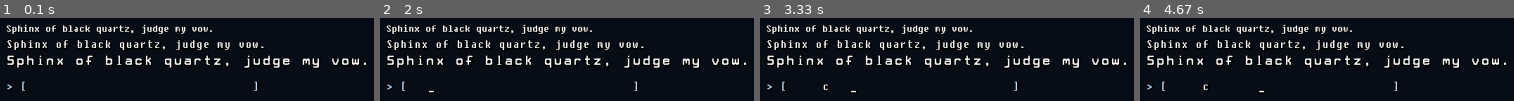
Above: before the commit, frames 1-4 (left to right).
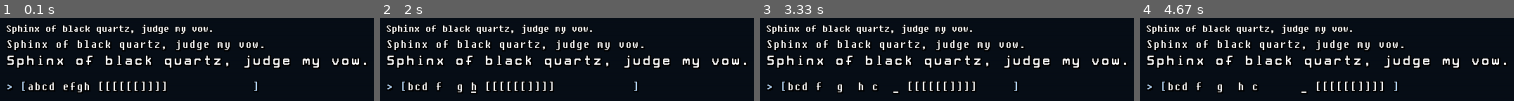
Above: after the commit, the same moments.

Repository: mutater/pygame-magyka
Game: pygame game, started from magyka.py
Two runs of this game, one before a commit and one after it. Both use one fixed random seed, a clock stepped at 60 frames per second and the inputs below.
Inputs (mouse positions are in pixels of both pictures, inside the frame that each line leads up to):
- Up to frame 1 (0.1 s): no input
- Up to frame 2 (2 s): hold Delete 0.33-0.8 s; hold Right 0.33-0.8 s; hold Backspace 0.88-1.35 s; hold Right 0.88-1.35 s; tap Space at 0.95, 1.25, 1.83 s; tap Down at 1.43 s; hold Right from 1.77 s (still down)
- Up to frame 3 (3.33 s): tap Space at 2.13, 2.38, 2.68, 2.88, 3.18 s; release Right at 2.23 s; hold Right 2.32-2.78 s; tap C at 2.47 s; hold Left from 2.82 s (still down)
- Up to frame 4 (4.67 s): release Left at 3.35 s; hold Left 3.38-3.78 s; tap Space at 3.45, 3.75, 4.22, 4.52 s; click (outside the picture) at 3.87 s; hold Right from 4.15 s (still down)

The runs differ from the first frame. In frame 1, 1.5% of the frame differs, in the area x 7-45%, y 75-91%; in frame 2, 1.4%; in frame 3, 1.6%, in the area x 7-58%, y 75-91%; in frame 4, 1.5%.

Commit message:
added ctrl to textbox, misc changes

Diff:
--- a/library/common.py
+++ b/library/common.py
@@ -70,3 +70,9 @@
         return [value]
     else:
         return value
+
+def to_int(value: tuple[float, float]) -> tuple[int, int]:
+    return (math.floor(value[0]), math.floor(value[1]))
+
+def str_remove_at(string: str, i: int) -> str:
+    return string[:i] + string[i + 1:]
--- a/library/screens/test.py
+++ b/library/screens/test.py
@@ -13,7 +13,7 @@
             draw.Text(fontm, "Sphinx of black quartz, judge my vow.", (umx, umy * 2)),
             draw.Text(fontl, "Sphinx of black quartz, judge my vow.", (umx, umy * 3))
         ])
-        self.textbox = interact.Textbox((umx, umy * 5), fontm, 32)
+        self.textbox = interact.Textbox((umx, umy * 5), fontm, 32, "abcd efgh [[[[[[]]]]")
         self.form.add_item(self.textbox)
 
     def update(self, dt: float, events: list[Event]):
--- a/library/ui/interact/button.py
+++ b/library/ui/interact/button.py
@@ -5,7 +5,7 @@
 
 class Button(DrawInteract):
     def __init__(self, dest: Coordinate, draws: DrawOrList, callbacks: EventCallbackOrList, mods: IntOrList = []):
-        super().__init__()
+        super().__init__(dest)
 
         self.add_draw(draws, dest)
 
--- a/library/ui/interact/drawInteract.py
+++ b/library/ui/interact/drawInteract.py
@@ -4,8 +4,10 @@
 from . import Interact
 
 class DrawInteract(Interact):
-    def __init__(self):
+    def __init__(self, dest: Coordinate = (0, 0)):
         super().__init__()
+        self.rect.topleft = to_int(dest)
+
         self.color = pygame.Color("white")
         self.color_disabled = pygame.Color("darkgray")
         self.color_normal = pygame.Color("white")
--- a/library/ui/interact/interact.py
+++ b/library/ui/interact/interact.py
@@ -64,7 +64,7 @@
 
 class Interact:
     def __init__(self):
-        self.rect = pygame.Rect(0, 0, 0, 0)
+        self.rect = pygame.Rect(0.0, 0.0, 0.0, 0.0)
 
         self.next: Interact | None = None
         self.prev: Interact | None = None
--- a/library/ui/interact/textbox.py
+++ b/library/ui/interact/textbox.py
@@ -7,16 +7,17 @@
 
 class Textbox(DrawInteract):
     def __init__(self, dest: Coordinate, font: Font, max_chars: int, value: str = "", charset: str = "all"):
-        super().__init__()
+        super().__init__(dest)
 
         self.font = font
         self.max_chars = max_chars
         self.value = value
+        self._index: int = 0
+        self.index = 0
 
         self.back_text = Text(font, f"> [{'':<{self.max_chars}}]")
+        self.value_text = Text(font, self.value, (font.width * 3, 0))
         self.cursor_text = Text(font, "_", (font.width * 3, 0))
-        self.value_text = Text(font, self.value, (font.width * 3, 0))
-
         self.cursor_timer = Timer(0.5)
 
         self.charset = fonts.charset.get(charset, None)
@@ -25,8 +26,35 @@
             raise ValueError("Invalid charset.")
 
         self.add_draw(self.back_text, dest)
+        self.add_draw(self.value_text, dest)
         self.add_draw(self.cursor_text, dest)
-        self.add_draw(self.value_text, dest)
+
+        self.rect = self.get_draws_rect()
+
+    @property
+    def index(self):
+        return self._index
+
+    @index.setter
+    def index(self, value: int):
+        if value < 0:
+            self._index = 0
+        elif value > self.length:
+            self._index = self.length
+        else:
+            self._index = value
+
+    @property
+    def length(self):
+        return len(self.value)
+
+    def char_at(self, index: int | None = None):
+        if index == None:
+            index = self.index
+
+        if index < 0 or index >= self.length:
+            return ""
+        return self.value[index]
 
     def _on_selected(self):
         super()._on_selected()
@@ -40,20 +68,85 @@
         if event.type != pygame.KEYDOWN:
             return
 
-        if event.key == pygame.K_BACKSPACE and len(self.value) > 0:
+        def find_next_index(index: int, direction: int) -> int:
+            ignore = None
+
+            if index + direction >= self.length or index + direction < 0:
+                pass
+            elif self.value[index + direction] in fonts.charset["symbolic"]:
+                ignore = fonts.charset["symbolic"]
+            elif self.value[index + direction] == " ":
+                ignore = " "
+
+            while 0 <= index <= self.length:
+                index += direction
+
+                if ignore == None:
+                    if self.char_at(index) in fonts.charset["symbolic"] + " ":
+                        ignore = " "
+                elif self.char_at(index) not in ignore:
+                    break
+
+            return index
+
+        if event.key in [pygame.K_BACKSPACE, pygame.K_DELETE]:
+            if event.key == pygame.K_BACKSPACE:
+                index = self.index - 1
+
+                if index < 0:
+                    return
+
+                direction = -1
+            else:
+                index = self.index
+
+                if index >= self.length:
+                    return
+
+                direction = 1
+
+            self.value = str_remove_at(self.value, index)
+            if direction == -1:
+                index -= 1
+
             if event.mod & pygame.KMOD_CTRL:
-                self.value = self.value.rstrip()
-                self.value = " ".join(self.value.split(" ")[:-1])
-                if self.value != "":
-                    self.value += " "
+                target_index = find_next_index(index, direction)
+
+                while index != target_index:
+                    self.value = str_remove_at(self.value, index)
+
+                    if direction == -1:
+                        index -= 1
+                    else:
+                        target_index -= direction
+
+            if direction == -1:
+                self.index = index + 1
             else:
-                self.value = self.value[:-1]
-        if event.unicode in self.charset:
-            self.value += event.unicode
+                self.index = index
+
+        elif event.key in [pygame.K_LEFT, pygame.K_RIGHT]:
+            direction = -1 if event.key == pygame.K_LEFT else 1
+
+            if direction == -1 and self.index <= 0:
+                return
+            elif direction == 1 and self.index >= self.length:
+                return
+
+            self.index += direction
+
+            if event.mod & pygame.KMOD_CTRL:
+                self.index = find_next_index(self.index, direction)
+
+        elif event.unicode != "" and event.unicode in self.charset:
+            self.value = self.value[:self.index] + event.unicode + (self.value[self.index:] if self.length > self.index + 1 else "")
+            self.index += 1
+        else:
+            return
 
         self.value = self.value[0:self.max_chars]
 
-        self.cursor_text.move((self.font.width * (len(self.value) - len(self.value_text.value)), 0))
+        self.cursor_text.move_to(add_coords(self.rect.topleft, (self.font.width * (self.index + 3), 0)))
         self.cursor_text.visible = True
         self.cursor_timer.value = -0.25
         self.value_text.value = self.value
@@ -66,7 +159,6 @@
             self.cursor_text.visible = False
             self.cursor_timer.reset()
 
-
     def draw(self, surface: Surface):
         self.back_text.color = self.color
 
--- a/magyka.py
+++ b/magyka.py
@@ -1,4 +1,4 @@
-import pygame
+from library.common import *
 
 from library.screenManager import ScreenManager
 import library.screens as screens
Binary file changed: image/font/font_large_chars.png
Binary file changed: image/font/font_regular_chars.png
Binary file changed: image/font/font_small_chars.png
